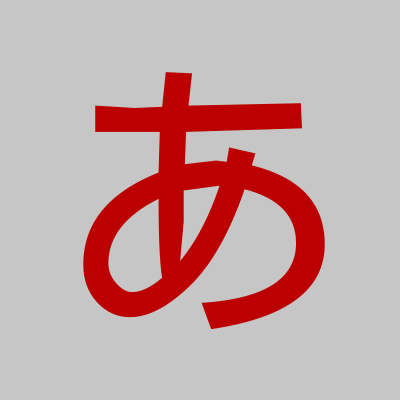
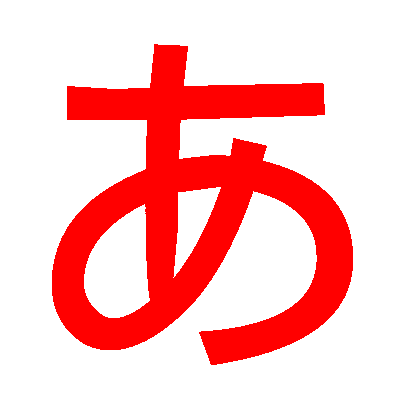
Two versions of the same layered image (w=400, h=400). Layer-by-layer changes:
painted on "あ" over [52, 44, 353, 365]
hid "Background" over [0, 0, 400, 400]
